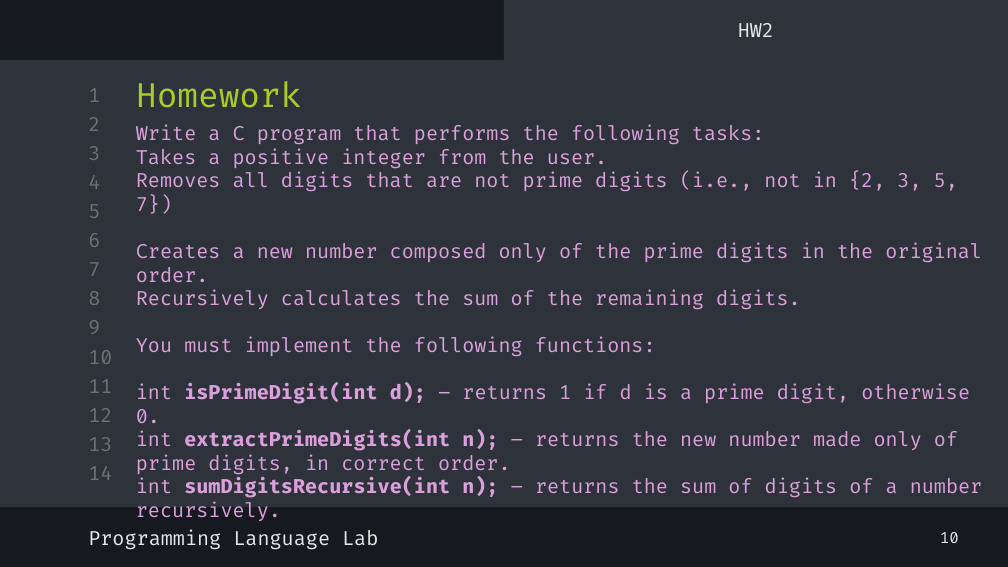
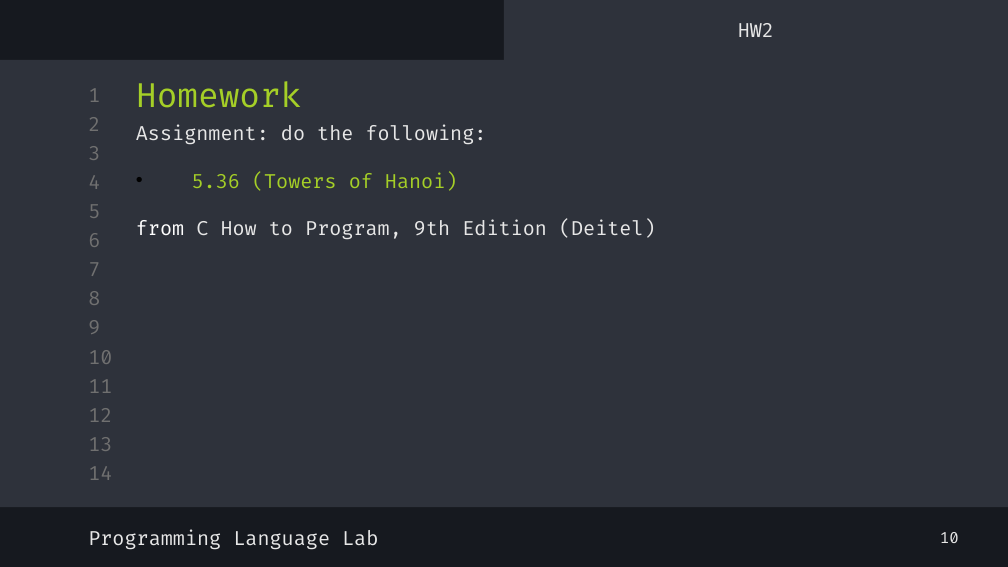
Before and after one commit to shayan-naghizadeh/C-Lab-AUT, a slide deck: slide 12 of slides/6.Function/Function.pptx. Drawn at 1008x567 pixels with LibreOffice and Linux fonts; fonts in the diff are those of the drawing. Boxes give left, top, right and bottom in pixels: in the first picture for what was removed or moved away, otherwise in the second. Text is boxed around its words. In the diff, an @@ line names an element or a change of style, - is before the commit and + after.

```diff
--- a/slides/6.Function/Function.pptx
+++ b/slides/6.Function/Function.pptx
@@ text at bbox=[136, 125, 656, 240]: text changed; text colour #DBA0DB to #E7E7E7 @@
-Write a C program that performs the following tasks:
-Takes a positive integer from the user.
-Removes all digits that are not prime digits (i.e., not in {2, 3, 5, 7})
-Creates a new number composed only of the prime digits in the original order.
-Recursively calculates the sum of the remaining digits.
-You must implement the following functions:
-int isPrimeDigit(int d); – returns 1 if d is a prime digit, otherwise 0.
-int extractPrimeDigits(int n); – returns the new number made only of prime digits, in correct order.
-int sumDigitsRecursive(int n); – returns the sum of digits of a number recursively.
+Assignment: do the following:
+• 5.36 (Towers of Hanoi)
+from C How to Program, 9th Edition (Deitel)
```
Also in this commit, not shown: 1 other slide changed, 2 other files.
